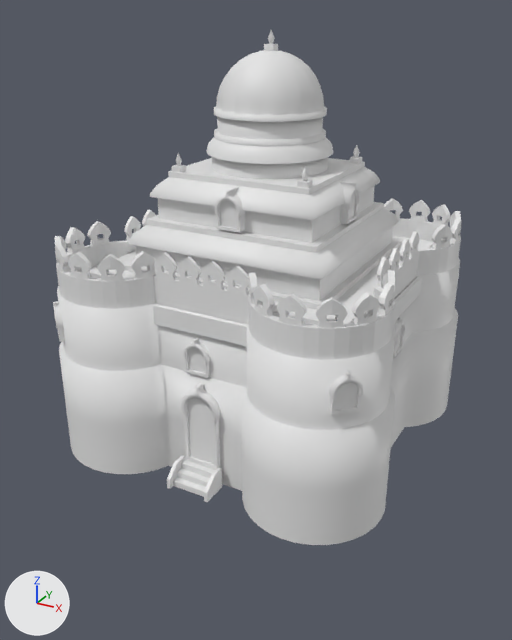
The COLLADA model art/meshes/structural/tamiles/fortress.dae as it was, and as the next commit left it.
Before and after are seen from a camera (50 mm lens) standing at (22.8, -43.1, 29.3) and looking at (-0.1, -1.5, 8.5). Every picture has the same lights, and +X, +Y and +Z are marked at lower left. The first picture is the older version. Vertices at exactly the same position are counted once.

Objects in the first picture: 'fortress'.
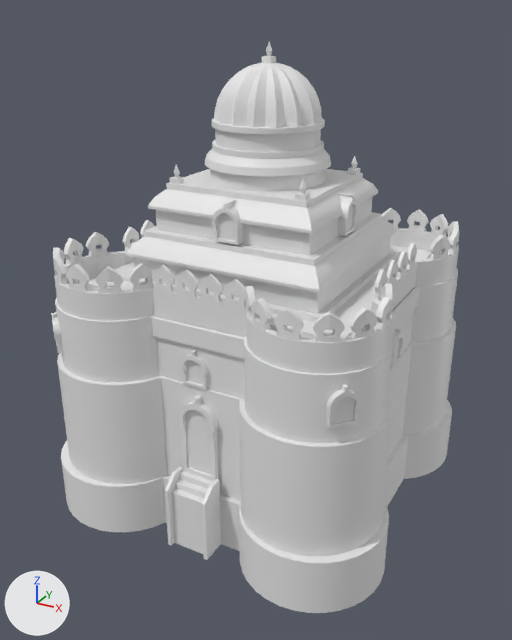
What differs and where, as boxes [x1, y1, x2, y2] in the pictures (512 x 640 px; the box of a moved part takes in the faces that stretch with it):
'fortress', reshaped, rescaled (11% taller): before [53, 30, 462, 545]; after [51, 42, 459, 613]
part 1 of me_esfera_030, moved or reshaped (mostly hidden): before [90, 238, 433, 325]; after [88, 247, 431, 339]
part 2 of me_esfera_030, moved or reshaped: before [214, 107, 327, 122]; after [212, 118, 325, 134]
part 3 of me_esfera_030, moved or reshaped: before [211, 157, 328, 179]; after [210, 169, 326, 191]
part 4 of me_esfera_030, moved or reshaped: before [53, 301, 64, 328]; after [51, 313, 62, 340]
part 5 of me_esfera_030, moved or reshaped: before [58, 327, 65, 341]; after [56, 339, 63, 353]
part 6 of me_esfera_030, moved or reshaped: before [329, 371, 363, 401]; after [326, 384, 361, 415]
part 7 of me_esfera_030, moved or reshaped: before [329, 396, 361, 415]; after [327, 409, 358, 429]
part 8 of me_esfera_030, moved or reshaped: before [335, 383, 358, 410]; after [332, 397, 355, 424]
part 9 of me_esfera_030, moved or reshaped: before [207, 137, 333, 164]; after [205, 149, 331, 176]
part 10 of me_esfera_030, moved or reshaped: before [57, 259, 460, 430]; after [55, 268, 458, 443]
part 11 of me_esfera_030, moved or reshaped: before [56, 218, 461, 360]; after [54, 228, 459, 374]
part 12 of me_esfera_030, moved or reshaped: before [59, 290, 458, 545]; after [57, 299, 456, 556]
part 13 of me_esfera_030, moved or reshaped: before [183, 338, 210, 365]; after [181, 350, 208, 377]
part 14 of me_esfera_030, moved or reshaped: before [185, 359, 209, 378]; after [183, 371, 207, 390]
part 15 of me_esfera_030, moved or reshaped: before [188, 348, 205, 373]; after [186, 360, 203, 385]
part 16 of me_esfera_030, moved or reshaped: before [214, 128, 326, 146]; after [212, 140, 324, 158]
part 17 of me_esfera_030, moved or reshaped: before [217, 117, 323, 139]; after [215, 129, 321, 152]
part 18 of me_esfera_030, deleted: before [55, 30, 462, 502]
part 19 of me_esfera_030, added: after [53, 42, 459, 613]

Patch to the scene script:
```diff
--- a/art/meshes/structural/tamiles/fortress.dae.py
+++ b/art/meshes/structural/tamiles/fortress.dae.py
@@ me_esfera_030 @@
 # used by ob_fortress; location = (0.0, 0.0, 0.0); scale = (3.0, 3.0, 3.0)
-me_esfera_030.from_pydata(...)  # 5272 vertices, 8066 faces; spans x -4.07..4.07, y -4.0..4.22, z -0.19..9.37
+me_esfera_030.from_pydata(...)  # 5494 vertices, 8380 faces; spans x -12.69..12.69, y -12.77..12.86, z -5.21..27.37
+# me_esfera_030 part 1: the loose piece of 17 vertices spanning x -3.16..3.17, y -2.83..3.09, z 3.92..4.26 is scaled about its middle by 3, then moved by (0.0, -0.03, 7.45)
+# me_esfera_030 part 2: the loose piece of 64 vertices spanning x -1.25..1.26, y -1.17..1.33, z 7.63..7.75 is scaled about its middle by 3, then moved by (0.01, -0.12, 14.64)
+# me_esfera_030 part 3: the loose piece of 64 vertices spanning x -1.32..1.33, y -1.24..1.41, z 6.44..6.81 is scaled about its middle by 3, then moved by (0.01, -0.12, 12.53)
+# me_esfera_030 part 4: the loose piece of 99 vertices spanning x -3.76..-2.83, y -3.81..-2.87, z 3.19..3.71 is scaled about its middle by 3, then moved by (-6.59, -6.96, 6.17)
+# me_esfera_030 part 5: the loose piece of 16 vertices spanning x -3.72..-2.85, y -3.77..-2.89, z 2.86..3.2 is scaled about its middle by 3, then moved by (-6.57, -6.94, 5.33)
+# me_esfera_030 part 6: the loose piece of 99 vertices spanning x 2.85..3.79, y -3.78..-2.85, z 3.19..3.71 is scaled about its middle by 3, then moved by (6.64, -6.92, 6.17)
+# me_esfera_030 part 7: the loose piece of 16 vertices spanning x 2.87..3.75, y -3.75..-2.87, z 2.86..3.2 is scaled about its middle by 3, then moved by (6.62, -6.9, 5.33)
+# me_esfera_030 part 8: the loose piece of 10 vertices spanning x 3.35..3.68, y -3.67..-3.33, z 2.92..3.53 is scaled about its middle by 3, then moved by (7.03, -7.29, 5.72)
+# me_esfera_030 part 9: the loose piece of 96 vertices spanning x -1.43..1.44, y -1.35..1.52, z 6.8..7.14 is scaled about its middle by 3, then moved by (0.01, -0.12, 13.2)
+# me_esfera_030 part 10: the loose piece of 208 vertices spanning x -3.96..3.96, y -3.89..4.11, z 2.43..3.93 is scaled about its middle by 3, then moved by (0.0, -0.06, 5.63)
+# me_esfera_030 part 11: the loose piece of 416 vertices spanning x -3.91..3.91, y -3.84..4.06, z 3.92..4.55 is scaled about its middle by 3, then moved by (0.0, -0.06, 7.74)
+# me_esfera_030 part 12: the loose piece of 288 vertices spanning x -4.07..4.07, y -4.0..4.22, z -0.19..2.47 is scaled about its middle by 3, then moved by (0.0, -0.06, 1.55)
+# me_esfera_030 part 13: the loose piece of 99 vertices spanning x -0.41..0.21, y -3.1..-2.98, z 2.83..3.35 is scaled about its middle by 3, then moved by (-0.2, -6.36, 5.45)
+# me_esfera_030 part 14: the loose piece of 16 vertices spanning x -0.38..0.18, y -3.06..-2.97, z 2.5..2.84 is scaled about its middle by 3, then moved by (-0.2, -6.32, 4.61)
+# me_esfera_030 part 15: the loose piece of 10 vertices spanning x -0.34..0.14, y -3.01, z 2.56..3.17 is scaled about its middle by 3, then moved by (-0.2, -6.3, 5.0)
+# me_esfera_030 part 16: the loose piece of 64 vertices spanning x -1.25..1.26, y -1.17..1.33, z 7.13..7.26 is scaled about its middle by 3, then moved by (0.01, -0.12, 13.66)
+# me_esfera_030 part 17: the loose piece of 64 vertices spanning x -1.17..1.18, y -1.09..1.26, z 7.25..7.62 is scaled about its middle by 3, then moved by (0.01, -0.12, 14.14)
+# me_esfera_030 part 18: 89 loose pieces with 3116 vertices, spanning x -3.91..3.89, y -3.83..4.05, z -0.18..9.37, are deleted
+# me_esfera_030 part 19: 3338 vertices added at x -12.69..12.69, y -12.77..12.86, z -5.21..27.37
+# other edits to the shape of me_esfera_030 do not show in these pictures
 me_esfera_030.materials.append(mat_textura_tamil)
@@ ob_fortress @@
 ob_fortress.location = (0.0, 0.0, 0.0)
-ob_fortress.scale = (3.0, 3.0, 3.0)
```
